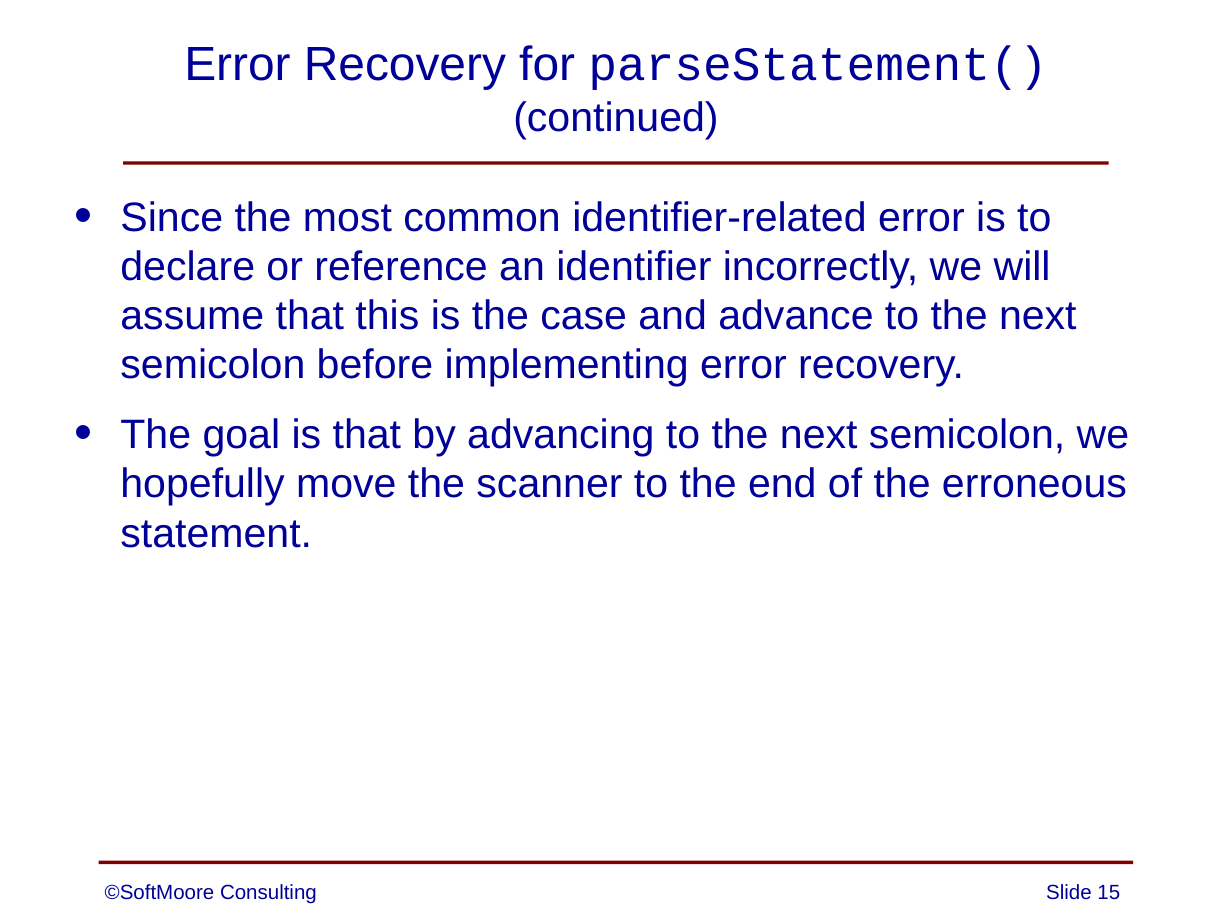
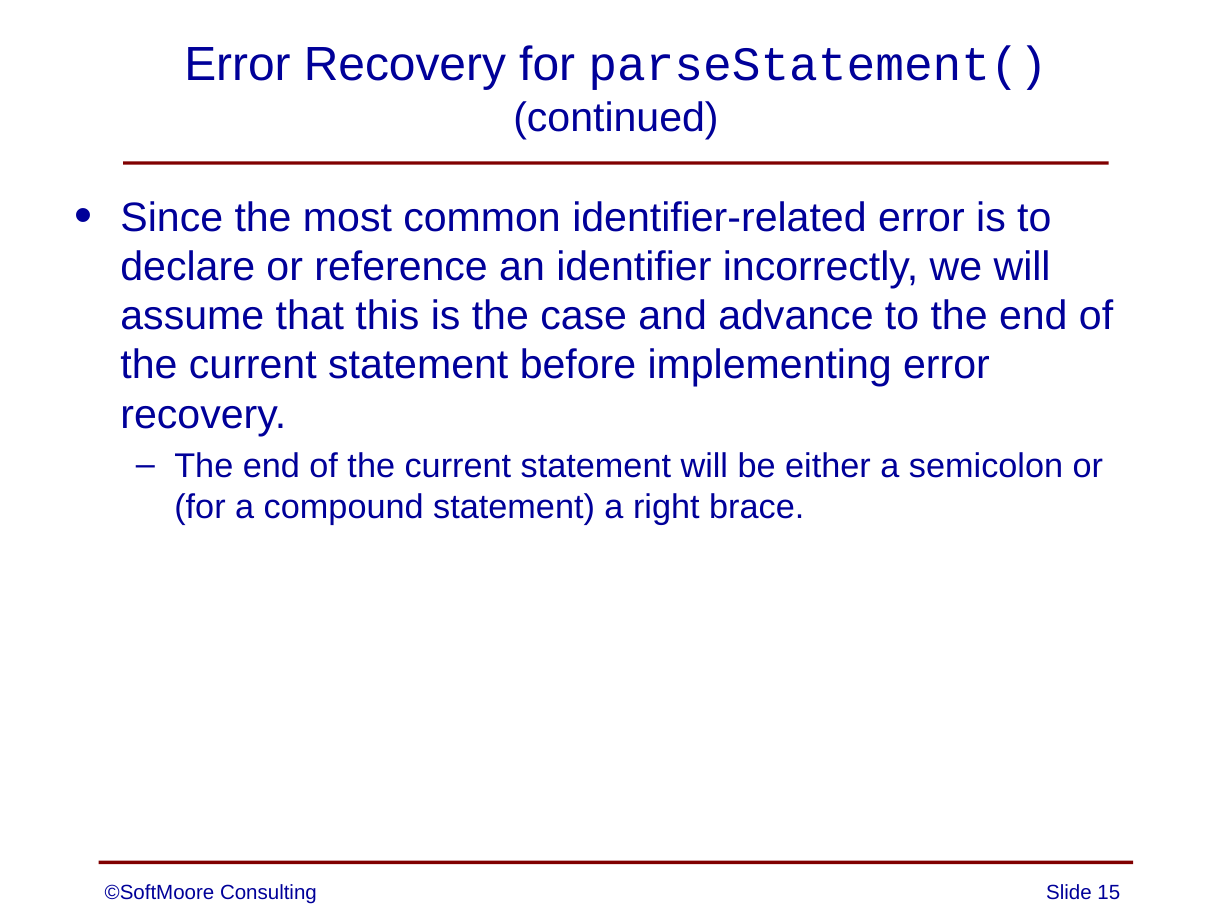
Before and after one commit to SoftMoore/CPRL-Java-3rd, a slide deck: slide 15 of PowerPoints/07 - Error Handling.pptx. Drawn at 1232x924 pixels with LibreOffice and Linux fonts; fonts in the diff are those of the drawing. Boxes give left, top, right and bottom in pixels: in the first picture for what was removed or moved away, otherwise in the second. Text is boxed around its words. In the diff, an @@ line names an element or a change of style, - is before the commit and + after.

```diff
--- a/PowerPoints/07 - Error Handling.pptx
+++ b/PowerPoints/07 - Error Handling.pptx
@@ text at <box>120,201,1113,525</box>: text changed @@
-• Since the most common identifier-related error is to declare or reference an identifier incorrectly, we will assume that this is the case and advance to the next semicolon before implementing error recovery.
-• The goal is that by advancing to the next semicolon, we hopefully move the scanner to the end of the erroneous statement.
+• Since the most common identifier-related error is to declare or reference an identifier incorrectly, we will assume that this is the case and advance to the end of the current statement before implementing error recovery.
+  – The end of the current statement will be either a semicolon or (for a compound statement) a right brace.
```
Also in this commit, not shown: 9 other slides changed.
